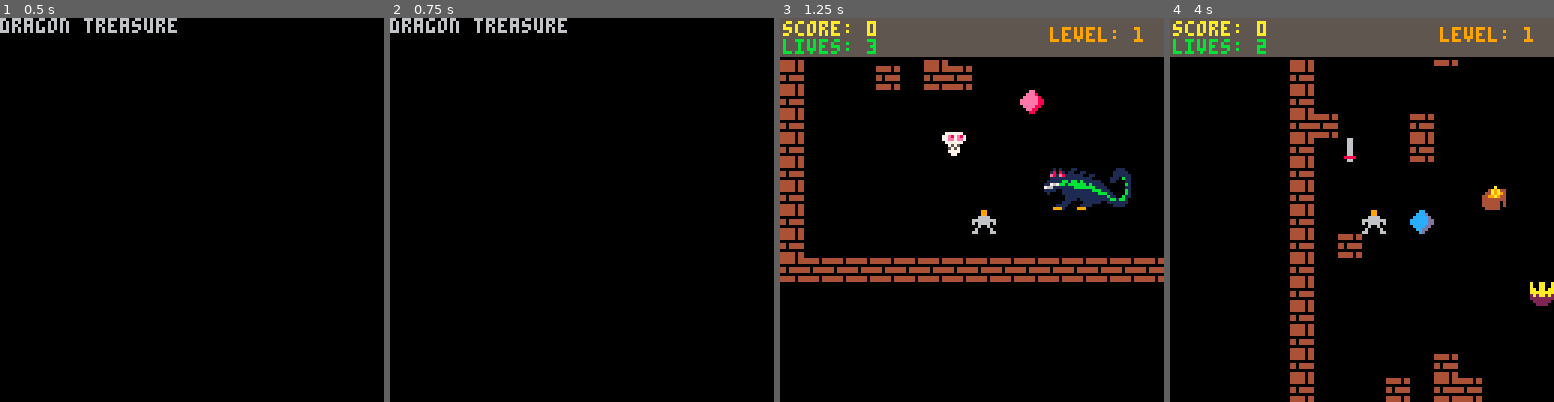
Above: before the commit, frames 1-4 (left to right).
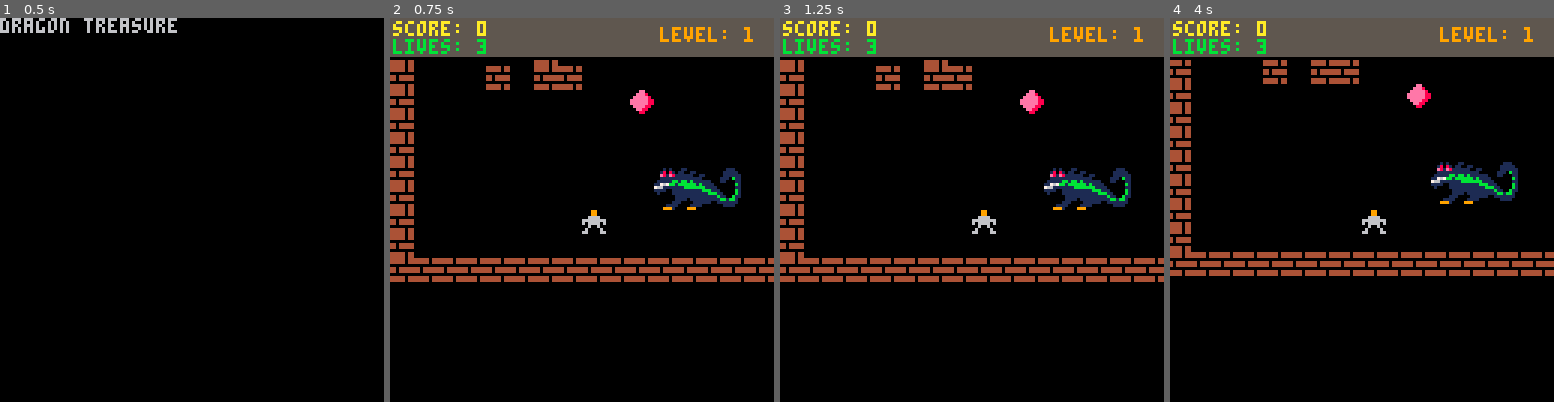
Above: after the commit, the same moments.

Repository: HNE74/pico8
Game: PICO-8 cartridge dtreasure/dtreasure.p8
Two runs of this game, one before a commit and one after it. Both use one fixed random seed, a clock stepped at 60 frames per second and the inputs below.
Inputs:
- Up to frame 1 (0.5 s): tap X (X key) at 0.33 s
- Up to frame 2 (0.75 s): tap O (Z key) at 0.7 s
- Up to frame 3 (1.25 s): tap X (X key) at 1.07 s
- Up to frame 4 (4 s): hold Right 1.6-2.1 s; tap O (Z key) every 0.4 s from 1.7 to 3.7 s; tap X (X key) at 1.85, 2.97 s; hold Up 2.15-2.42 s; hold Right 2.47-3.03 s; hold Left 3.08-3.58 s; hold Down 3.63-3.97 s

Frame 1 is identical in both runs. In frame 2, 19% of the frame differs, in the area x 0-100%, y 0-69%; in frame 3, 0.3%; in frame 4, 15%.

Commit message:
skulls wait before start moving

Diff:
--- a/dtreasure/dtreasure.p8
+++ b/dtreasure/dtreasure.p8
@@ -8,6 +8,7 @@
 
 function init_run()
   game.level=1
+  game.skullwait=0
   create_world()
   create_tiles()
   create_dragon(300,1,1)
@@ -21,6 +22,7 @@
 
 function init_next_level()
   game.level+=1
+  game.skullwait=0
   create_world()
   create_tiles()
   dragon_next_level()
@@ -141,7 +143,7 @@
 function create_skulls()
   skulls={}
   hitskulls={}
-  for l=1,game.level+1 do
+  for l=1,game.level-1 do
   		add(skulls, create_skull())
   end
 end
@@ -728,6 +730,11 @@
 end
 
 function update_skulls()
+  if game.skullwait<100 then
+    game.skullwait+=1
+    return
+  end
+
   for s in all(skulls) do
     s.xp+=s.xd
     s.yp+=s.yd
@@ -792,6 +799,7 @@
         create_shield_tile()
       end
 
+      game.skullwait=0
       init_player_startpos()
       game.state=game.states["run"]
     else
